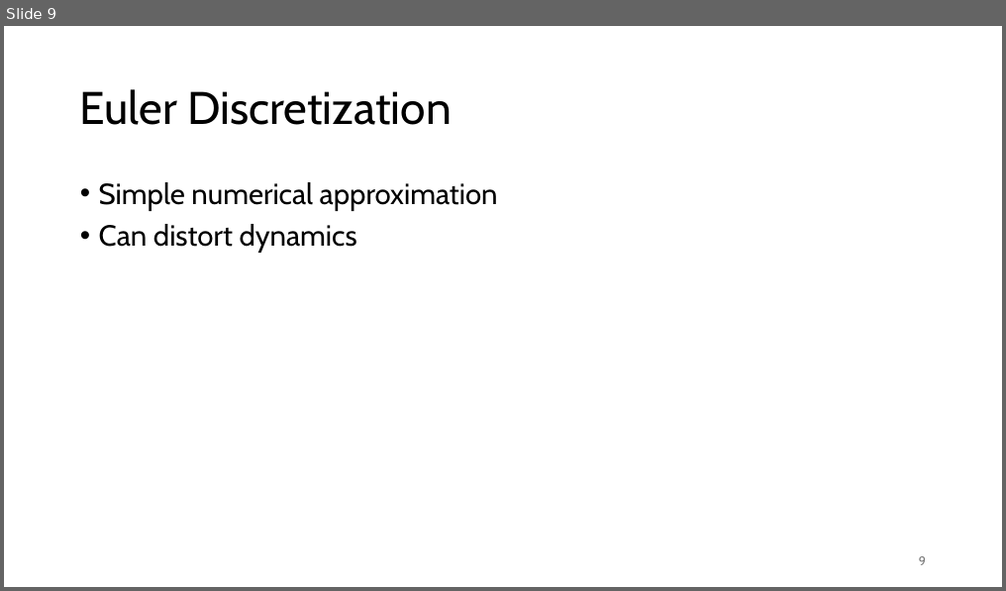
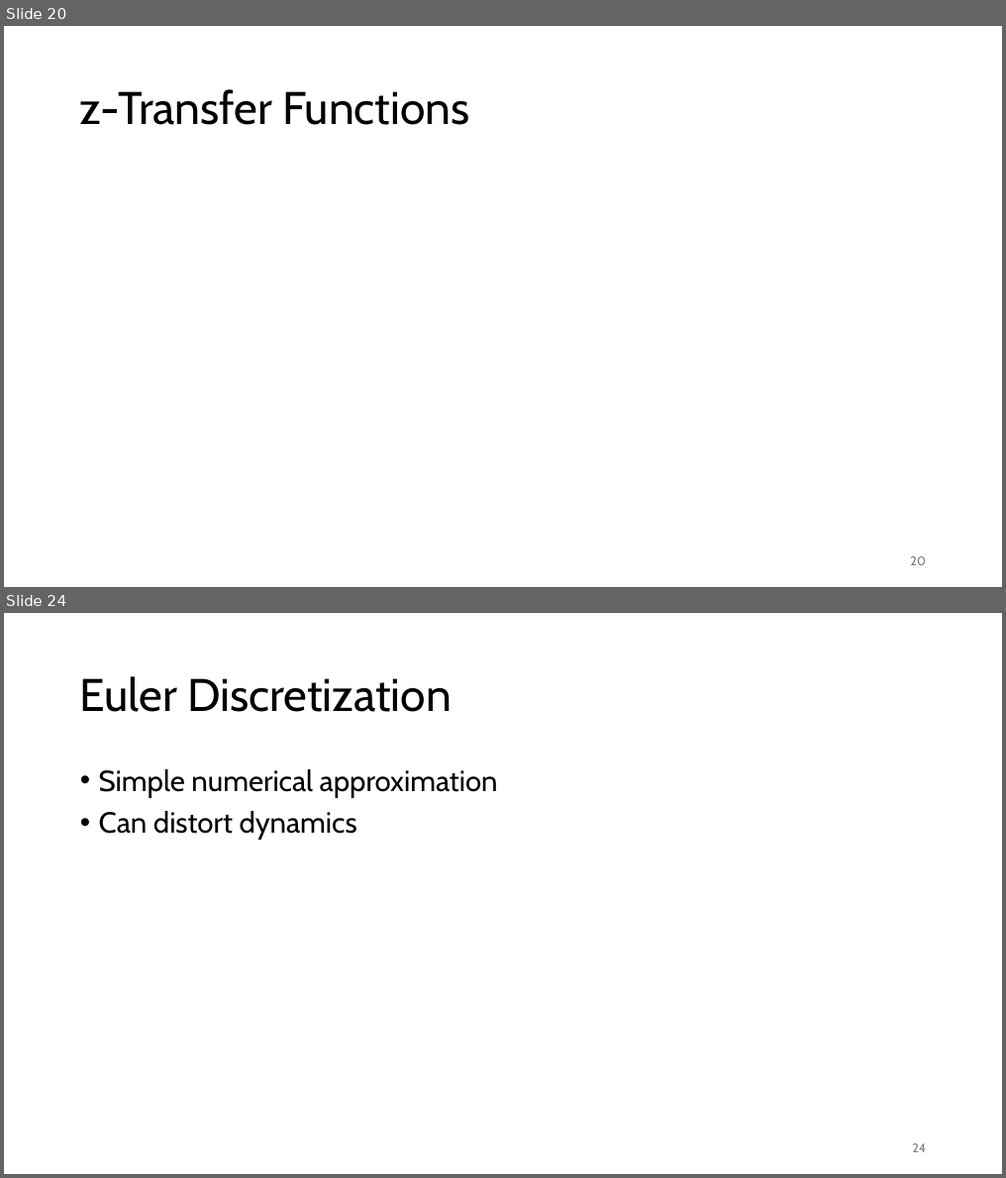
Before and after one commit to FelixWick/control_engineering, a slide deck: slides/6_discrete_controllers.pptx. Shown one above the other, each under a label of ours: slide 9 before the commit, slides 20 and 24 after it; the slides between them are not shown. The pictures are 1006x591 and 1006x1178 pixels, drawn with LibreOffice and Linux fonts; fonts in the diff are those of the drawing; grey boxes stand for pictures. Boxes give left, top, right and bottom in pixels: in the first picture for what was removed or moved away, otherwise in the second. Text is boxed around its words. In the diff, an @@ line names an element or a change of style, - is before the commit and + after.

```diff
--- a/slides/6_discrete_controllers.pptx
+++ b/slides/6_discrete_controllers.pptx
@@ slide 20 added at <box>4,26,1002,587</box>, background #FFFFFF @@
@@ title added at <box>80,89,470,125</box>, 44 pt, text #000000 @@
+z-Transfer Functions
@@ page number added at <box>910,557,926,566</box>, 12 pt, text #797979 @@
+20
@@ what was slide 9 is now slide 24 @@
@@ page number at <box>912,1144,926,1153</box>: text changed @@
-9
+24
```
Also in this commit, not shown: 5 slides changed, 15 other slides added, 1 slide removed.
